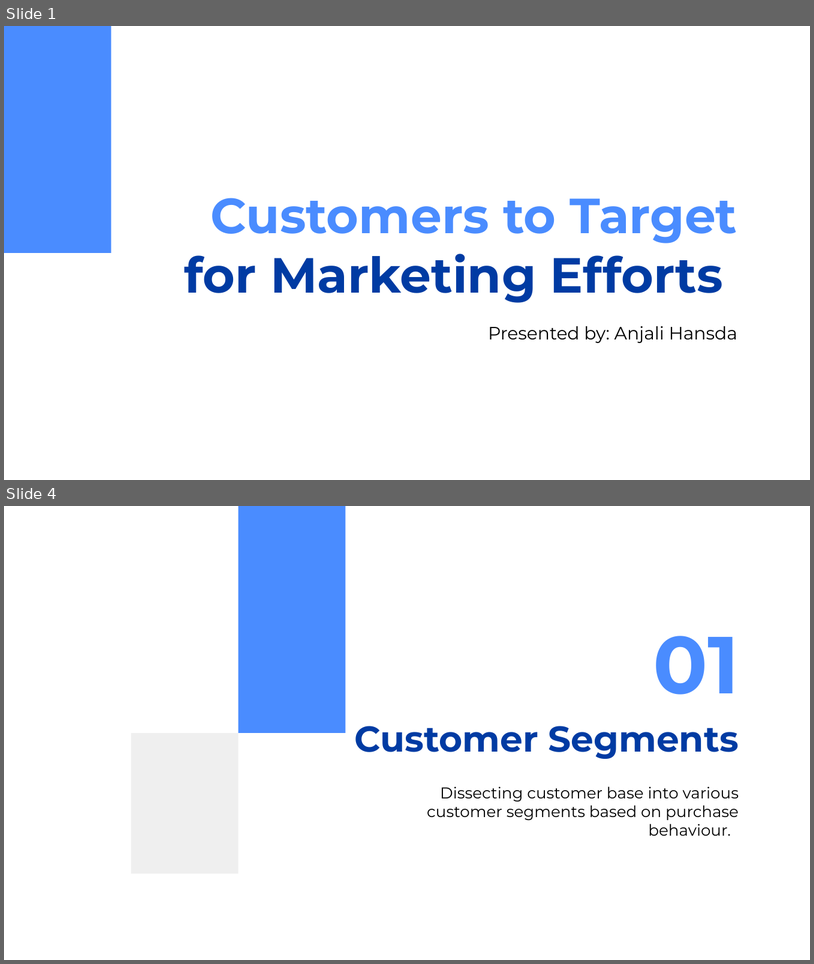
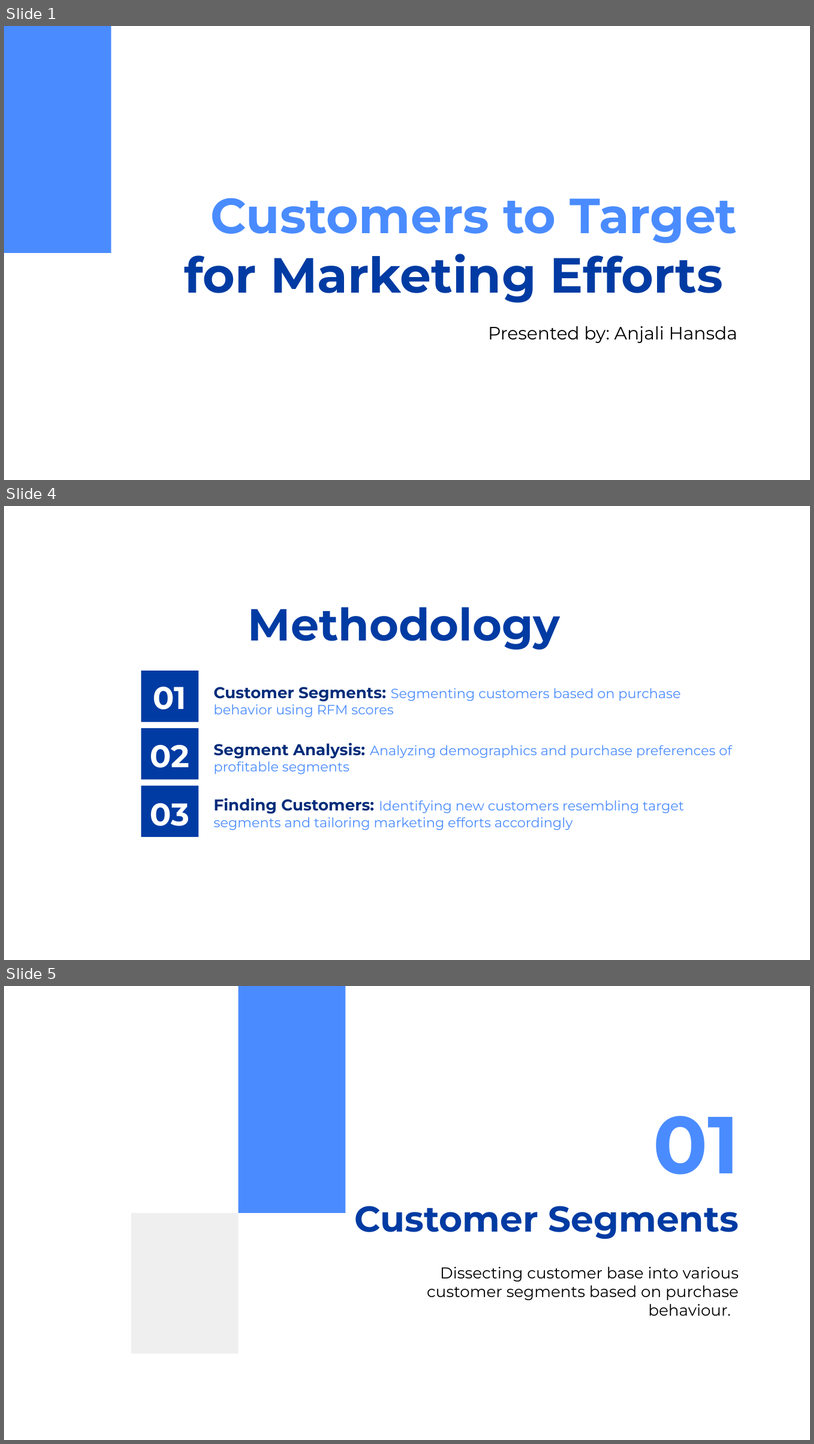
Before and after one commit to anjalihansda16/Customer-Segmentation, a slide deck: ppt/Customer Segmentation.pptx. Shown one above the other, each under a label of ours: slides 1 and 4 before the commit, slides 1, 4 and 5 after it; the slides between them are not shown. The pictures are 814x964 and 814x1444 pixels, drawn with LibreOffice and Linux fonts; fonts in the diff are those of the drawing. Boxes give left, top, right and bottom in pixels: in the first picture for what was removed or moved away, otherwise in the second. Text is boxed around its words. In the diff, an @@ line names an element or a change of style, - is before the commit and + after.

Commit message:
Added methodology, chart edit in ppt

```diff
--- a/ppt/Customer Segmentation.pptx
+++ b/ppt/Customer Segmentation.pptx
@@ slide 4 added at bbox=[4, 506, 810, 960], background #FFFFFF @@
@@ title added at bbox=[248, 607, 560, 649], 40 pt, text #003BA3, bold @@
+Methodology
@@ rectangle added at bbox=[141, 670, 198, 722], fill #003BA3 @@
@@ text added at bbox=[153, 686, 187, 709], 28 pt, text #FFFFFF, bold @@
+01
@@ text added at bbox=[214, 687, 681, 717], 12 pt, text #4A8CFF @@
+Customer Segments: Segmenting customers based on purchase behavior using RFM scores
@@ rectangle added at bbox=[141, 728, 198, 780], fill #003BA3 @@
@@ text added at bbox=[150, 744, 190, 768], 28 pt, text #FFFFFF, bold @@
+02
@@ text added at bbox=[214, 742, 732, 774], 12 pt, text #4A8CFF @@
+Segment Analysis: Analyzing demographics and purchase preferences of profitable segments
@@ rectangle added at bbox=[141, 785, 198, 837], fill #003BA3 @@
@@ text added at bbox=[150, 802, 190, 826], 28 pt, text #FFFFFF, bold @@
+03
@@ text added at bbox=[214, 798, 684, 830], 12 pt, text #4A8CFF @@
+Finding Customers: Identifying new customers resembling target segments and tailoring marketing efforts accordingly
@@ what was slide 4 is now slide 5 @@
```
Also in this commit, not shown: 13 slides changed.
